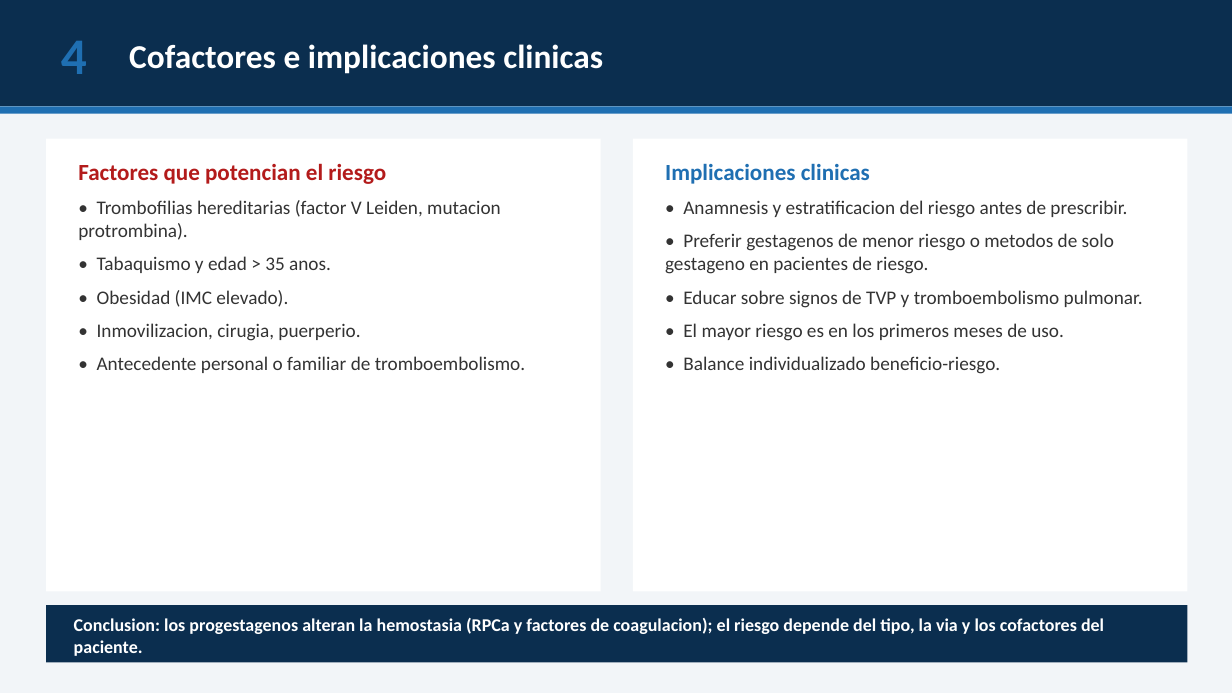
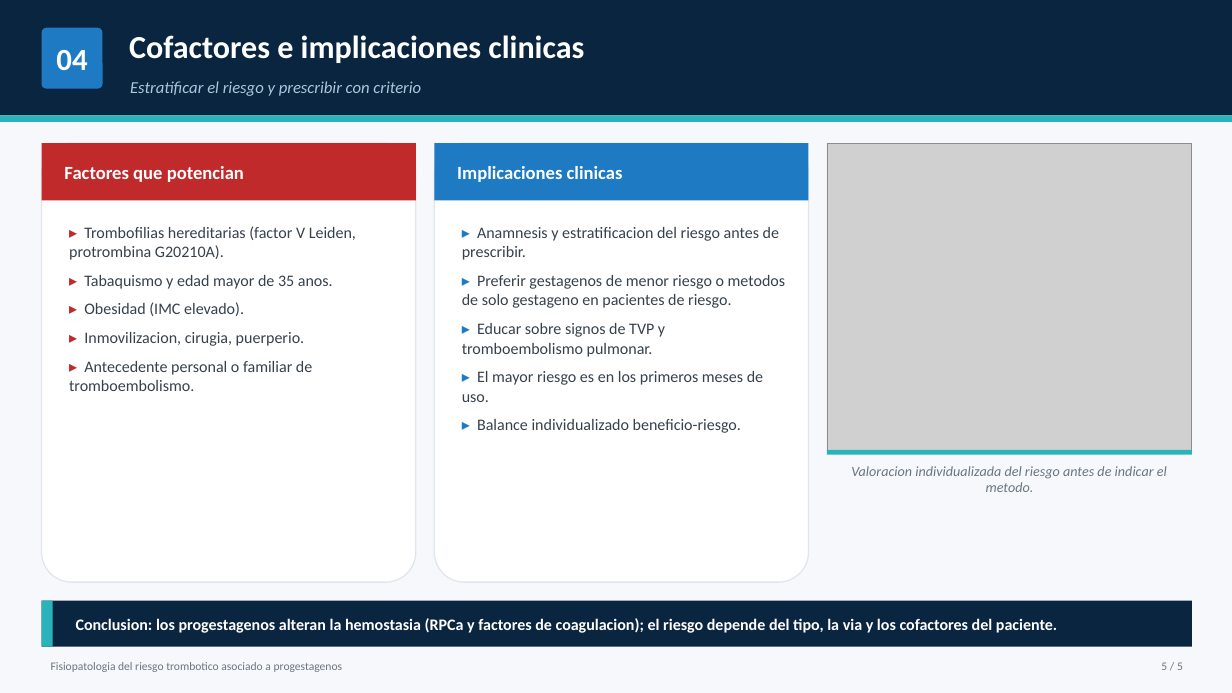
Before and after one commit to camiquime98/luminoche-web, a slide deck: slide 5 of presentacion/Fisiopatologia_riesgo_trombotico_progestagenos.pptx. Drawn at 1232x693 pixels with LibreOffice and Linux fonts; fonts in the diff are those of the drawing; grey boxes stand for pictures. Boxes give left, top, right and bottom in pixels: in the first picture for what was removed or moved away, otherwise in the second. Text is boxed around its words. In the diff, an @@ line names an element or a change of style, - is before the commit and + after.

```diff
--- a/presentacion/Fisiopatologia_riesgo_trombotico_progestagenos.pptx
+++ b/presentacion/Fisiopatologia_riesgo_trombotico_progestagenos.pptx
@@ background #F2F5F8 to #F6F8FB @@
@@ rectangle: place and size @@
-rectangle at (0,0,1232,106)
+rectangle at (0,0,1232,116)
@@ rectangle at (0,0,1232,116): fill #0B2E4F to #0A2540 @@
@@ rounded rectangle added at (42,28,103,89), fill #1E7AC2 @@
@@ text "Cofactores e implicaciones clinicas": place and size @@
-text "Cofactores e implicaciones clinicas" at (129,44,603,74)
+text "Cofactores e implicaciones clinicas" at (129,35,584,63)
@@ text "Cofactores e implicaciones clinicas" at (129,35,584,63): size 26 to 25 pt; vertical alignment middle to top @@
@@ text added at (56,50,87,70), 24 pt, text #FFFFFF, bold @@
+04
@@ text removed at (61,41,87,74) @@
-4
@@ text added at (130,81,421,96), 13 pt, text #AEC5DC, italic @@
+Estratificar el riesgo y prescribir con criterio
@@ rectangle: place and size @@
-rectangle at (0,106,1232,114)
+rectangle at (0,116,1232,122)
@@ rectangle at (0,116,1232,122): fill #1F6FB2 to #2AB3B8 @@
@@ rounded rectangle added at (42,143,416,582), fill #FFFFFF, outline #E0E6EC 1 pt @@
@@ rectangle added at (42,143,416,201), fill #C02A2A @@
@@ rectangle removed at (46,139,601,592) @@
@@ rounded rectangle added at (434,143,809,582), fill #FFFFFF, outline #E0E6EC 1 pt @@
@@ rectangle added at (434,143,809,201), fill #1E7AC2 @@
@@ rectangle removed at (633,139,1188,592) @@
@@ picture added at (827,143,1192,453) @@
@@ text added at (64,166,244,182), 14.5 pt, text #FFFFFF, bold @@
+Factores que potencian
@@ text added at (457,166,623,182), 14.5 pt, text #FFFFFF, bold @@
+Implicaciones clinicas
@@ text at (69,226,356,391): text changed; size 15 to 12.5 pt; text colour #333333 to #37414B @@
-Factores que potencian el riesgo
-• Trombofilias hereditarias (factor V Leiden, mutacion protrombina).
-• Tabaquismo y edad > 35 anos.
-• Obesidad (IMC elevado).
-• Inmovilizacion, cirugia, puerperio.
-• Antecedente personal o familiar de tromboembolismo.
+▸ Trombofilias hereditarias (factor V Leiden, protrombina G20210A).
+▸ Tabaquismo y edad mayor de 35 anos.
+▸ Obesidad (IMC elevado).
+▸ Inmovilizacion, cirugia, puerperio.
+▸ Antecedente personal o familiar de tromboembolismo.
@@ text at (462,227,785,433): text changed; size 15 to 12.5 pt; text colour #333333 to #37414B @@
-Implicaciones clinicas
-• Anamnesis y estratificacion del riesgo antes de prescribir.
-• Preferir gestagenos de menor riesgo o metodos de solo gestageno en pacientes de riesgo.
-• Educar sobre signos de TVP y tromboembolismo pulmonar.
-• El mayor riesgo es en los primeros meses de uso.
-• Balance individualizado beneficio-riesgo.
+▸ Anamnesis y estratificacion del riesgo antes de prescribir.
+▸ Preferir gestagenos de menor riesgo o metodos de solo gestageno en pacientes de riesgo.
+▸ Educar sobre signos de TVP y tromboembolismo pulmonar.
+▸ El mayor riesgo es en los primeros meses de uso.
+▸ Balance individualizado beneficio-riesgo.
@@ rectangle added at (827,450,1192,455), fill #2AB3B8 @@
@@ text added at (851,466,1167,492), 11 pt, text #6B7680, italic @@
+Valoracion individualizada del riesgo antes de indicar el metodo.
@@ rectangle at (42,601,1192,647): fill #0B2E4F to #0A2540 @@
@@ rectangle: place and size @@
-rectangle at (46,605,1188,663)
+rectangle at (42,601,1192,647)
@@ rectangle added at (42,601,53,647), fill #2AB3B8 @@
@@ text "Conclusion: los progestagenos alteran la ..." at (76,618,1057,633): size 14 to 12.5 pt @@
@@ text added at (51,662,343,672), 9 pt, text #6B7680 @@
+Fisiopatologia del riesgo trombotico asociado a progestagenos
@@ text added at (1161,662,1183,670), 9 pt, text #6B7680 @@
+5 / 5
```
Also in this commit, not shown: 4 other slides changed, 6 other files.
